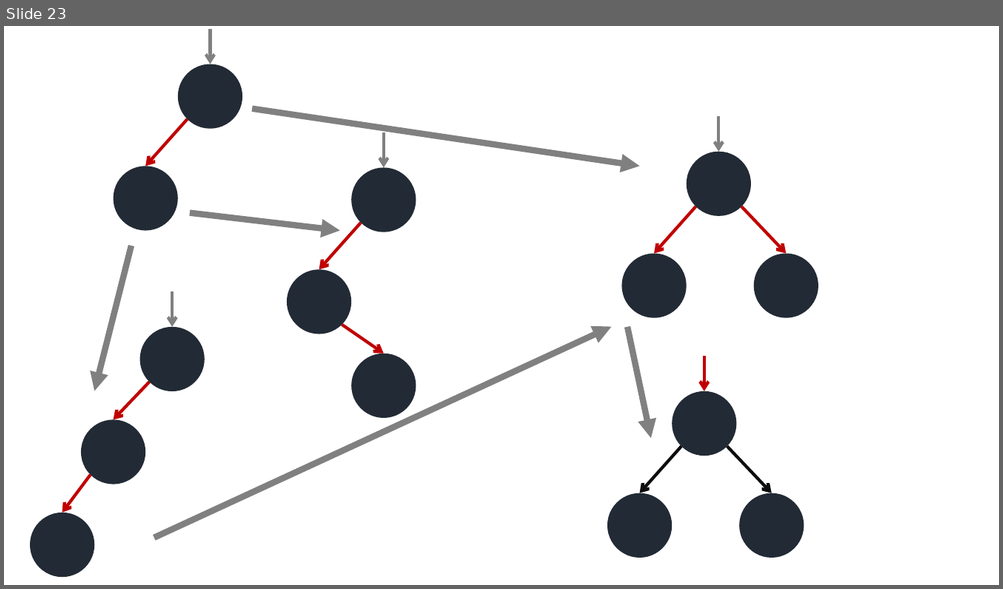
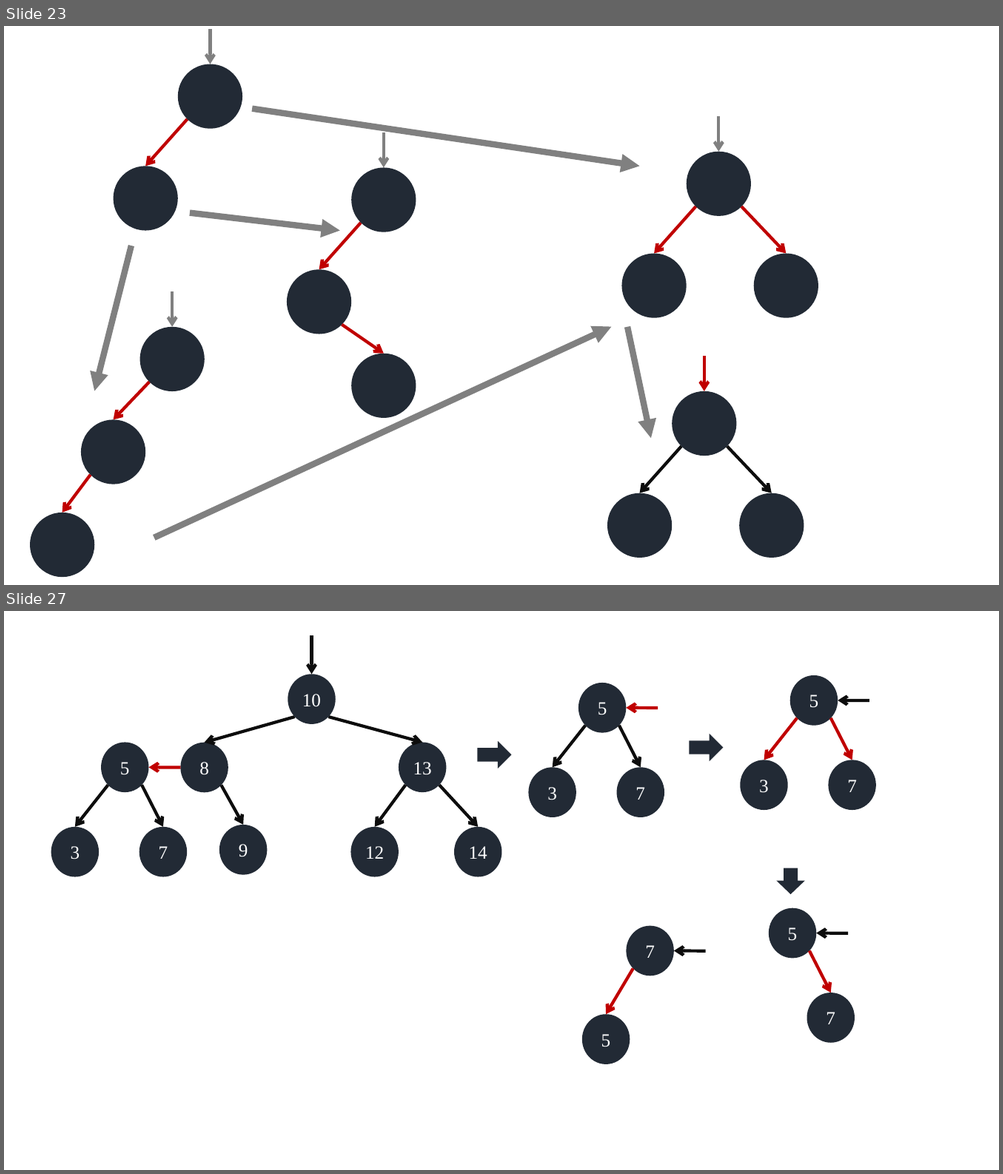
Before and after one commit to grayondream/algorithm-forth, a slide deck: ppt/tree.pptx. Shown one above the other, each under a label of ours: slide 23 before the commit, slides 23 and 27 after it; the slides between them are not shown. The pictures are 1003x589 and 1003x1174 pixels, drawn with LibreOffice and Linux fonts; fonts in the diff are those of the drawing. Boxes give left, top, right and bottom in pixels: in the first picture for what was removed or moved away, otherwise in the second. Text is boxed around its words. In the diff, an @@ line names an element or a change of style, - is before the commit and + after.

```diff
--- a/ppt/tree.pptx
+++ b/ppt/tree.pptx
@@ slide 27 added at [4, 611, 999, 1170], background #FFFFFF @@
@@ group added at [51, 635, 502, 877]: 9 ellipses, 9 arrows @@
+8
+5
+13
+12
+14
+3
+7
+9
+10
@@ ellipse added at [790, 675, 837, 725], fill #222A35, 18 pt, text #FFFFFF @@
+5
@@ ellipse added at [578, 683, 626, 732], fill #222A35, 18 pt, text #FFFFFF @@
+5
@@ arrow added from (657, 708) to (626, 708), #C00000 3 pt @@
@@ arrow added from (797, 718) to (763, 760), #C00000 3 pt @@
@@ arrow added from (831, 718) to (852, 760), #C00000 3 pt @@
@@ arrow added from (870, 701) to (837, 701), #0D0D0D 3 pt @@
@@ right arrow added at [478, 742, 511, 768], fill #222A35, outline #222A35 1 pt @@
@@ arrow added from (585, 725) to (552, 768), #0D0D0D 3 pt @@
@@ arrow added from (619, 725) to (640, 768), #0D0D0D 3 pt @@
@@ right arrow added at [690, 735, 723, 760], fill #222A35, outline #222A35 1 pt @@
@@ ellipse added at [740, 760, 788, 810], fill #222A35, 18 pt, text #FFFFFF @@
+3
@@ ellipse added at [828, 760, 876, 810], fill #222A35, 18 pt, text #FFFFFF @@
+7
@@ ellipse added at [529, 768, 576, 817], fill #222A35, 18 pt, text #FFFFFF @@
+3
@@ ellipse added at [617, 768, 664, 817], fill #222A35, 18 pt, text #FFFFFF @@
+7
@@ down arrow added at [778, 869, 804, 894], fill #222A35, outline #222A35 1 pt @@
@@ ellipse added at [768, 908, 817, 959], fill #222A35, 18 pt, text #FFFFFF @@
+5
@@ ellipse added at [626, 925, 674, 976], fill #222A35, 18 pt, text #FFFFFF @@
+7
@@ arrow added from (848, 934) to (817, 934), #0D0D0D 3 pt @@
@@ arrow added from (706, 951) to (674, 951), #0D0D0D 3 pt @@
@@ arrow added from (809, 951) to (831, 993), #C00000 3 pt @@
@@ arrow added from (633, 969) to (606, 1014), #C00000 3 pt @@
@@ ellipse added at [807, 993, 854, 1043], fill #222A35, 18 pt, text #FFFFFF @@
+7
@@ ellipse added at [582, 1014, 630, 1065], fill #222A35, 18 pt, text #FFFFFF @@
+5
```
Also in this commit, not shown: 4 other slides added, 1 other file.
